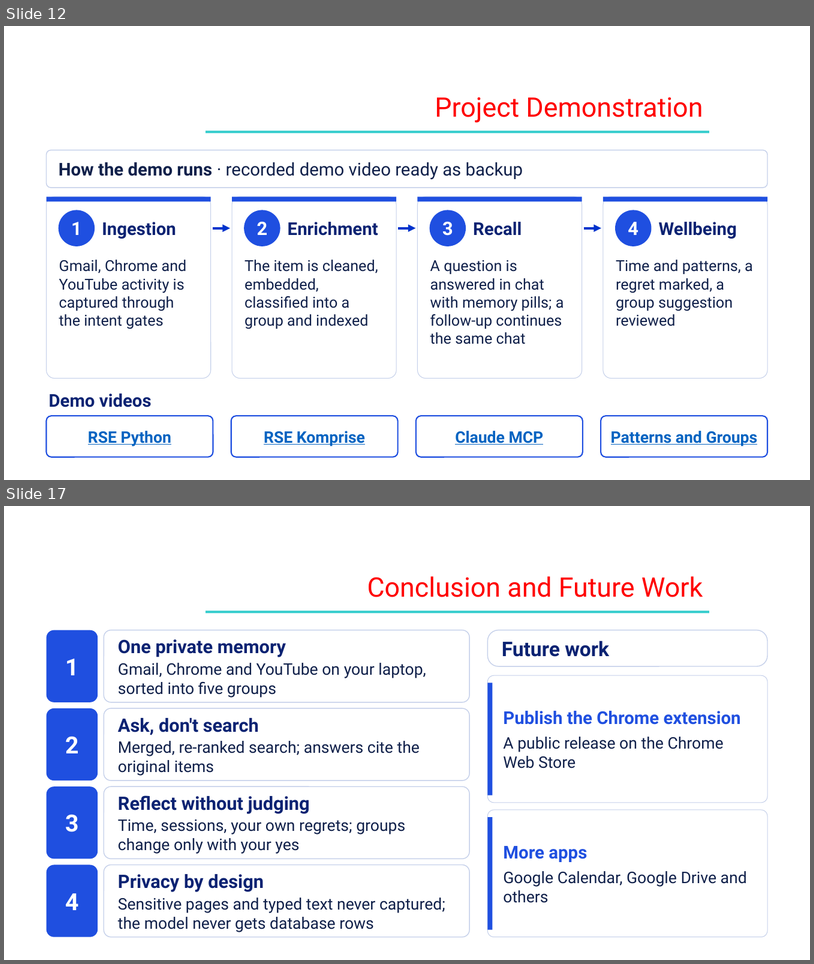
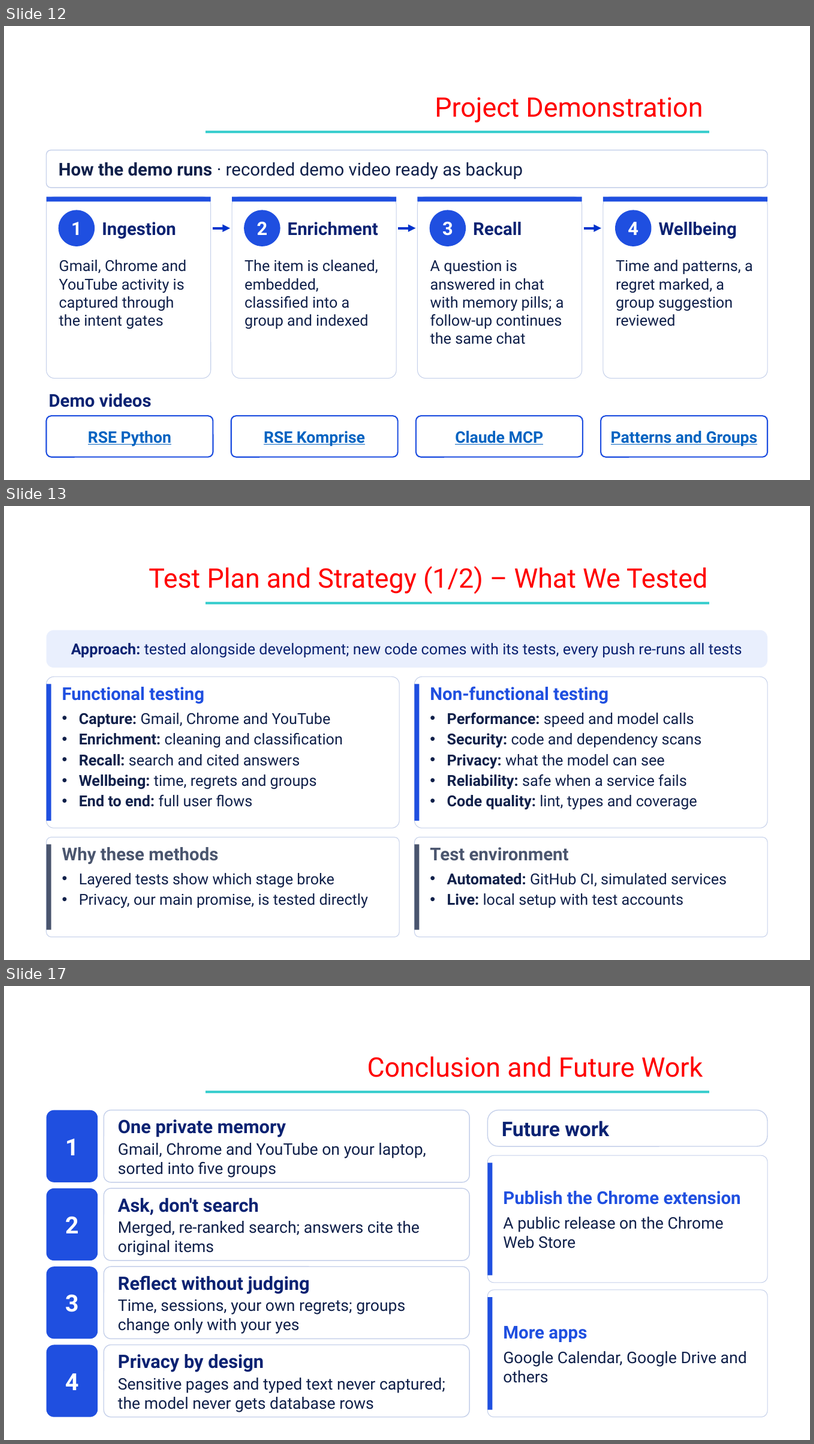
Before and after one commit to Shehzaad-khan/Efficient-Contextualized-History-Orchestrator-E.C.H.O, a slide deck: docs/Phase III/ECHO_Phase3_Review3.pptx. Shown one above the other, each under a label of ours: slides 12 and 17 before the commit, slides 12, 13 and 17 after it; the slides between them are not shown. The pictures are 814x964 and 814x1444 pixels, drawn with LibreOffice and Linux fonts; fonts in the diff are those of the drawing; background and template pictures are left out. Boxes give left, top, right and bottom in pixels: in the first picture for what was removed or moved away, otherwise in the second. Text is boxed around its words. In the diff, an @@ line names an element or a change of style, - is before the commit and + after.

```diff
--- a/docs/Phase III/ECHO_Phase3_Review3.pptx
+++ b/docs/Phase III/ECHO_Phase3_Review3.pptx
@@ slide 13 added at bbox=[4, 506, 810, 960], background picture (left out) @@
@@ text added at bbox=[149, 566, 708, 594], 32 pt, text #FF0000 @@
+Test Plan and Strategy (1/2) – What We Tested
@@ rectangle added at bbox=[206, 601, 710, 604], fill #33CCCC @@
@@ rounded rectangle added at bbox=[47, 630, 768, 667], fill #E9EFFD, 18 pt, text #0B2272 @@
+Approach: tested alongside development; new code comes with its tests, every push re-runs all tests
@@ rounded rectangle added at bbox=[47, 676, 399, 828], fill #FFFFFF at 97% opacity, outline #C5D0EA 0.75 pt @@
@@ rectangle added at bbox=[47, 684, 51, 820], fill #1F4FE0 @@
@@ rounded rectangle added at bbox=[415, 676, 768, 828], fill #FFFFFF at 97% opacity, outline #C5D0EA 0.75 pt @@
@@ rectangle added at bbox=[415, 684, 420, 820], fill #1F4FE0 @@
@@ text added at bbox=[62, 687, 343, 807], 18 pt, text #10204A @@
+Functional testing
+• Capture: Gmail, Chrome and YouTube
+• Enrichment: cleaning and classification
+• Recall: search and cited answers
+• Wellbeing: time, regrets and groups
+• End to end: full user flows
@@ text added at bbox=[430, 686, 702, 810], 18 pt, text #10204A @@
+Non-functional testing
+• Performance: speed and model calls
+• Security: code and dependency scans
+• Privacy: what the model can see
+• Reliability: safe when a service fails
+• Code quality: lint, types and coverage
@@ rounded rectangle added at bbox=[47, 837, 399, 937], fill #FFFFFF at 97% opacity, outline #C5D0EA 0.75 pt @@
@@ rectangle added at bbox=[47, 844, 51, 930], fill #4A556E @@
@@ text added at bbox=[62, 847, 368, 908], 18 pt, text #10204A @@
+Why these methods
+• Layered tests show which stage broke
+• Privacy, our main promise, is tested directly
@@ rounded rectangle added at bbox=[415, 837, 768, 937], fill #FFFFFF at 97% opacity, outline #C5D0EA 0.75 pt @@
@@ rectangle added at bbox=[415, 844, 420, 930], fill #4A556E @@
@@ text added at bbox=[430, 847, 727, 907], 18 pt, text #10204A @@
+Test environment
+• Automated: GitHub CI, simulated services
+• Live: local setup with test accounts
```
Also in this commit, not shown: 2 slides changed, 1 other slide added, 2 slides removed, 2 other files.
